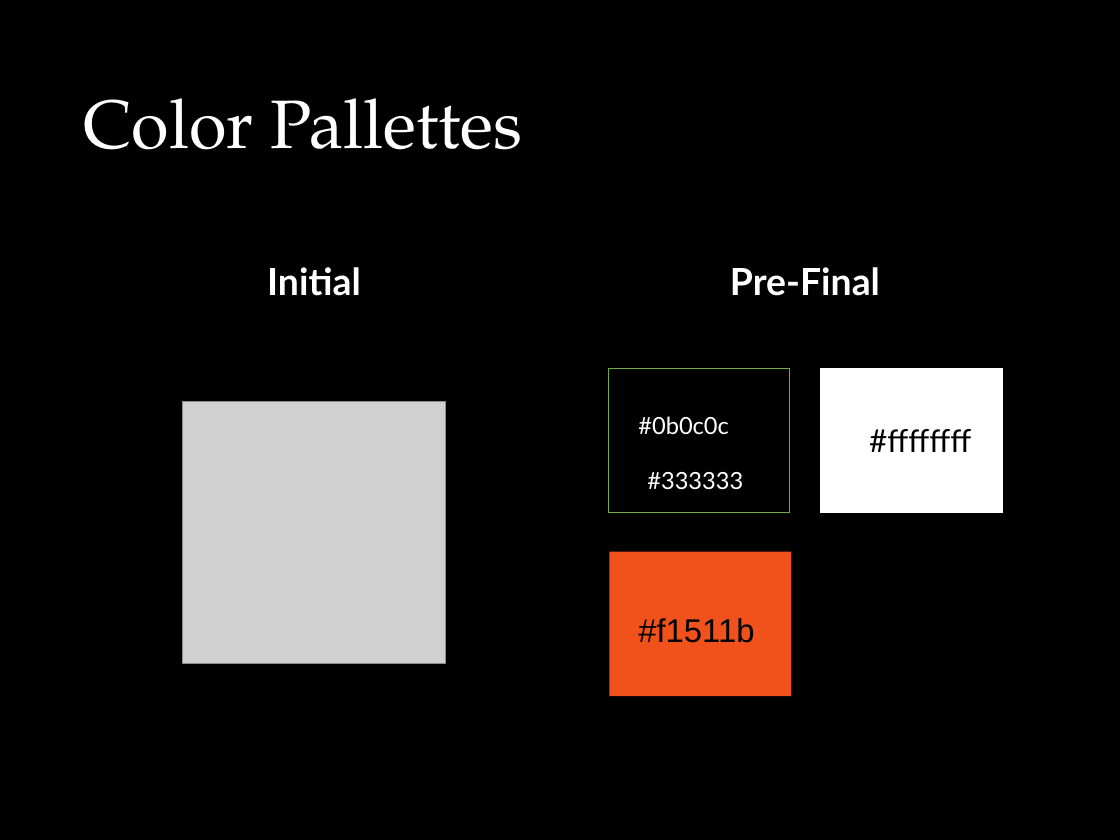
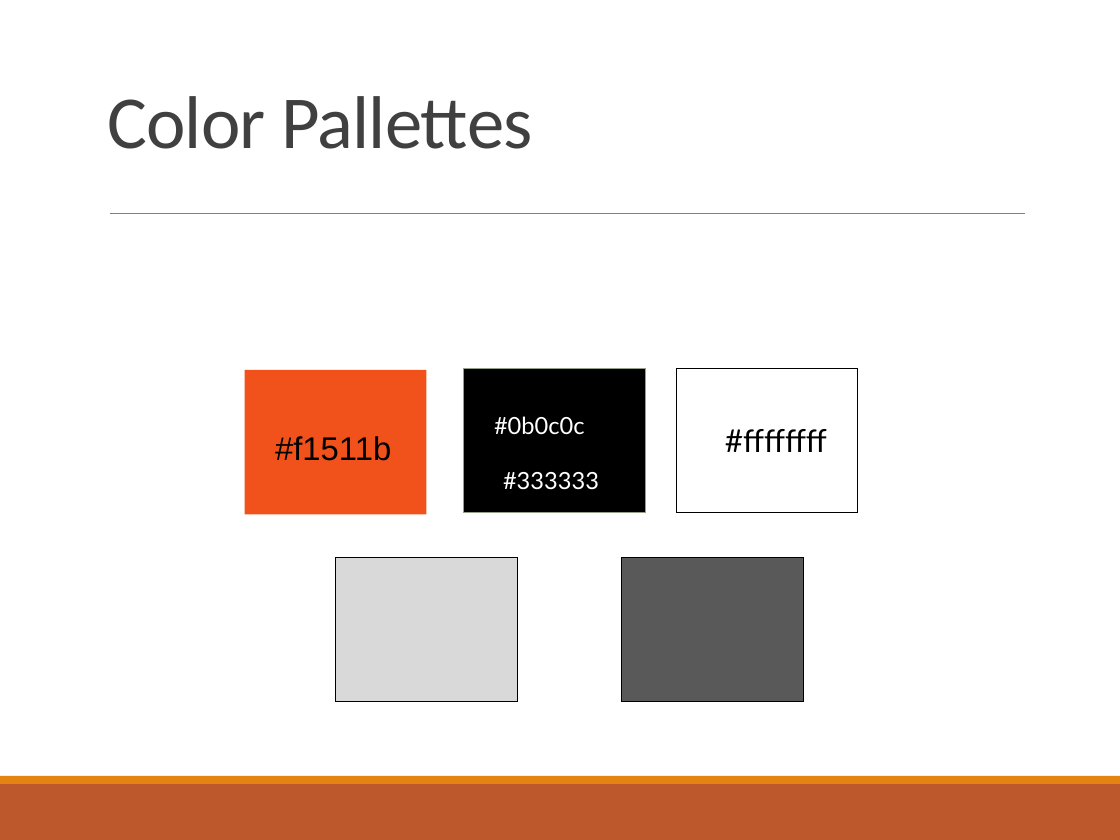
Before and after one commit to JpdeClaro/n-Fhab-MiniProject2, a slide deck: slide 8 of MP2-Ppt/MP2 Presentation.pptx (slide 7 before the commit). Drawn at 1120x840 pixels with LibreOffice and Linux fonts; fonts in the diff are those of the drawing; grey boxes stand for pictures. Boxes give left, top, right and bottom in pixels: in the first picture for what was removed or moved away, otherwise in the second. Text is boxed around its words. In the diff, an @@ line names an element or a change of style, - is before the commit and + after.

```diff
--- a/MP2-Ppt/MP2 Presentation.pptx
+++ b/MP2-Ppt/MP2 Presentation.pptx
@@ background #000000 to #FFFFFF @@
@@ title "Color Pallettes" moved from (x1=83, y1=98, x2=523, y2=150) to (x1=107, y1=96, x2=533, y2=149) @@
@@ title "Color Pallettes" at (x1=107, y1=96, x2=533, y2=149): size 78.2 to 85.3 pt, font TeX Gyre Pagella to Calibri, text colour #FFFFFF to #404040, letter spacing 0 to -0.9 pt @@
@@ line added from (110, 213) to (1025, 213), #808080 0.5 pt @@
@@ text removed at (x1=267, y1=267, x2=361, y2=296) @@
-Initial
@@ text removed at (x1=730, y1=267, x2=880, y2=296) @@
-Pre-Final
@@ rectangle moved from (x1=609, y1=552, x2=791, y2=696) to (x1=244, y1=370, x2=426, y2=514) @@
@@ rectangle at (x1=464, y1=369, x2=645, y2=513): outline #70AD47 1 pt to #94A088 1 pt @@
@@ 3 texts, 2 rectangles moved together from (x1=608, y1=369, x2=1002, y2=513) to (x1=464, y1=369, x2=857, y2=513) @@
@@ rectangle at (x1=676, y1=369, x2=857, y2=513): outline #FFFFFF 1 pt to #000000 1 pt @@
@@ picture removed at (x1=183, y1=401, x2=445, y2=664) @@
@@ text "#f1511b" moved from (x1=638, y1=618, x2=754, y2=643) to (x1=275, y1=436, x2=391, y2=461) @@
@@ rectangle added at (x1=336, y1=557, x2=517, y2=702), fill #D9D9D9, outline #000000 1 pt @@
@@ rectangle added at (x1=621, y1=557, x2=803, y2=702), fill #595959, outline #000000 1 pt @@
@@ rectangle added at (x1=0, y1=776, x2=1120, y2=784), fill #E48312 @@
@@ rectangle added at (x1=0, y1=784, x2=1120, y2=840), fill #BD582C @@
```
Also in this commit, not shown: 7 other slides changed, 1 slide added, 3 other files.
